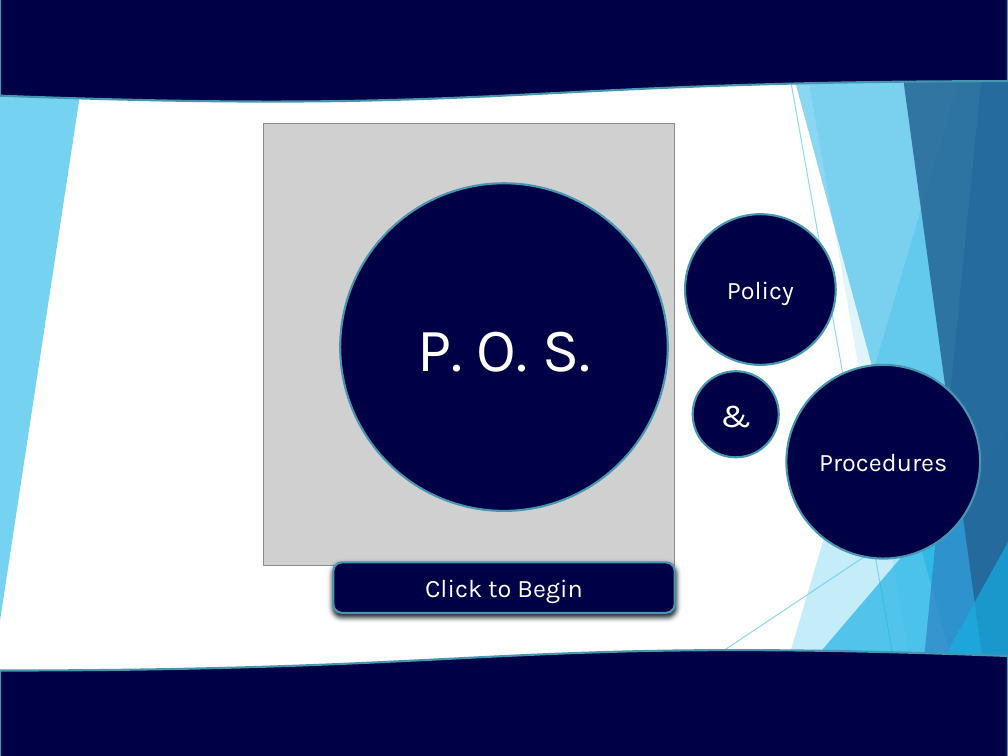
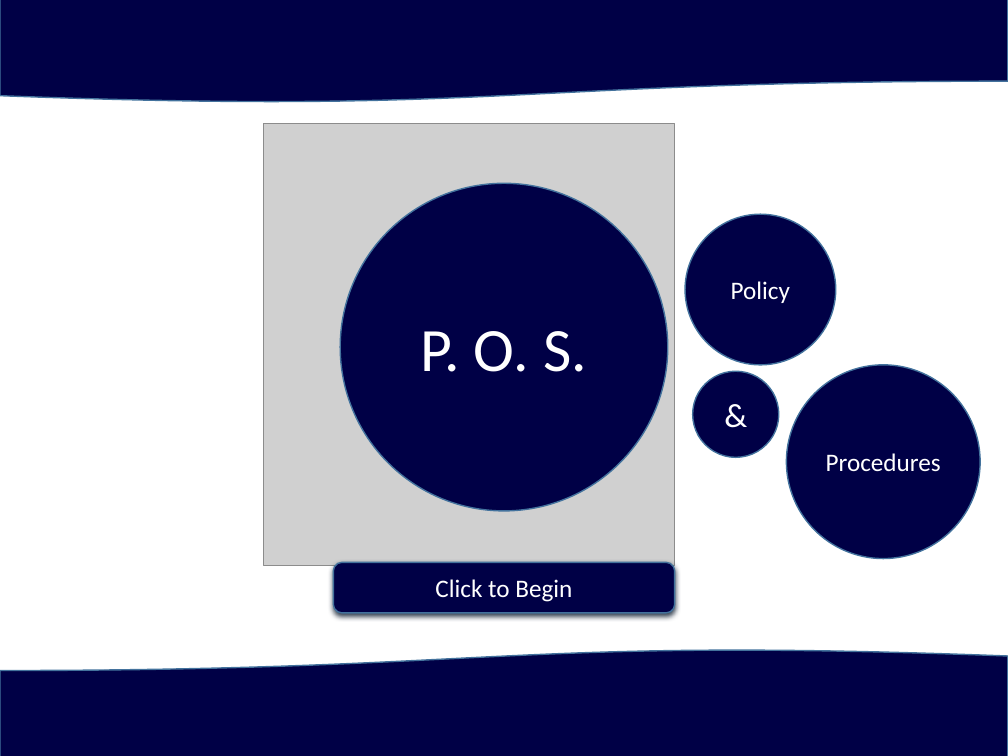
Before and after one commit to jstngoulet/ActiveNet_Trainer, a slide deck: slide 1 of ActiveNet Trainer/PowerPoint Creations/POS-Policy.pptx. Drawn at 1008x756 pixels with LibreOffice and Linux fonts; fonts in the diff are those of the drawing; grey boxes stand for pictures. Boxes give left, top, right and bottom in pixels: in the first picture for what was removed or moved away, otherwise in the second. Text is boxed around its words. In the diff, an @@ line names an element or a change of style, - is before the commit and + after.

```diff
--- a/ActiveNet Trainer/PowerPoint Creations/POS-Policy.pptx
+++ b/ActiveNet Trainer/PowerPoint Creations/POS-Policy.pptx
@@ flow chart document at [0, 0, 1008, 103]: outline #4696B1 1.5 pt to #43739E 1 pt @@
@@ group removed at [0, 0, 1008, 756]: 8 freeform shapes, 2 lines @@
@@ font Karla to Calibri; outline #4696B1 1.5 pt to #43739E 1 pt in 4 elements at [340, 183, 667, 511], [685, 214, 837, 365], [786, 365, 980, 558], [692, 371, 778, 457] @@
@@ rounded rectangle "Click to Begin" at [334, 562, 675, 613]: font Karla to Calibri; outline #4696B1 1.5 pt to #43739E 1 pt; shadow changed @@
@@ flow chart document at [0, 649, 1008, 756]: outline #4696B1 1.5 pt to #43739E 1 pt @@
```
Also in this commit, not shown: 5 other slides changed, 12 other files.
